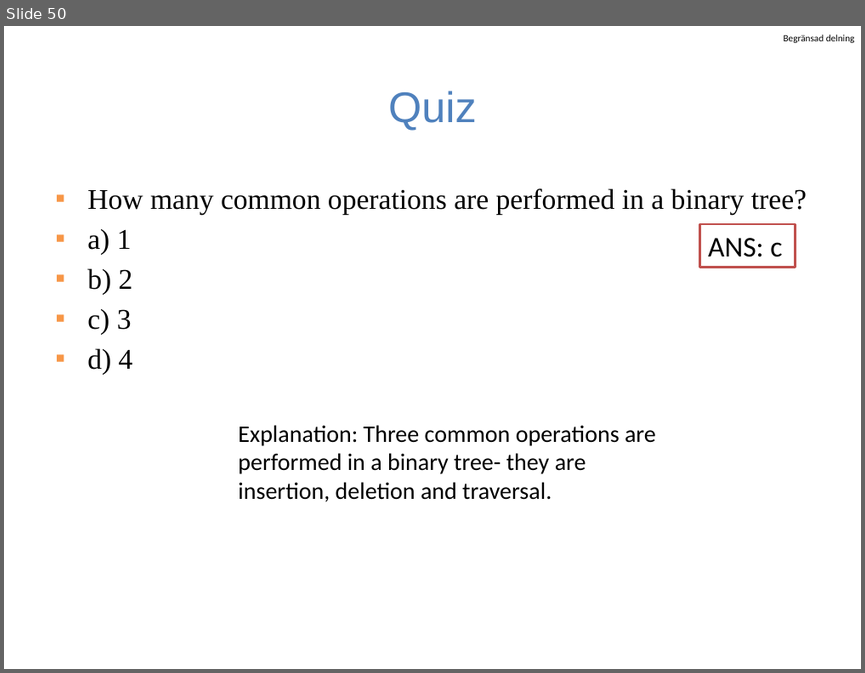
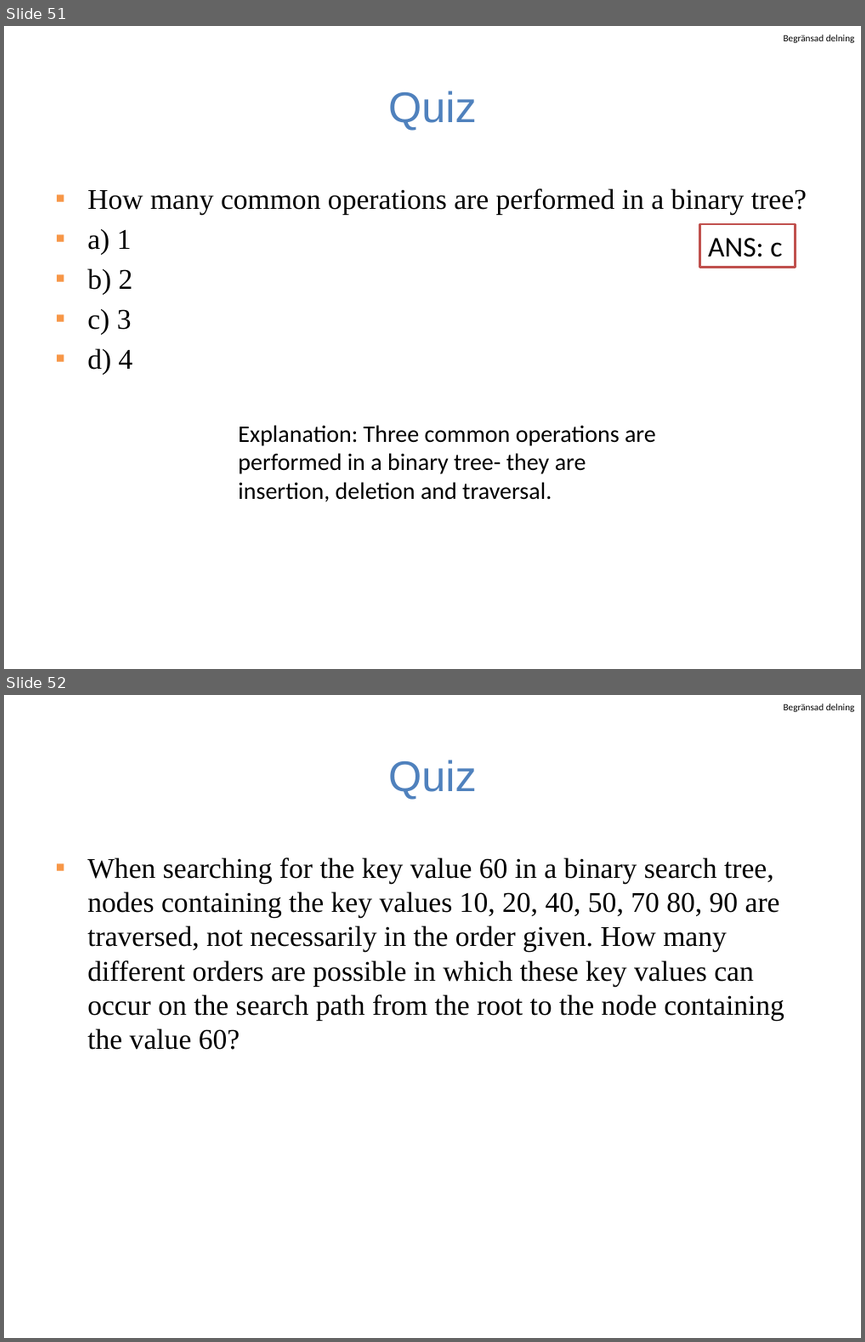
Before and after one commit to guhofstra/CSC111Fa25, a slide deck: PPTs/Lecture 8-binary search tree and trie.pptx. Shown one above the other, each under a label of ours: slide 50 before the commit, slides 51 and 52 after it. The pictures are 865x673 and 865x1342 pixels, drawn with LibreOffice and Linux fonts; fonts in the diff are those of the drawing. Boxes give left, top, right and bottom in pixels: in the first picture for what was removed or moved away, otherwise in the second. Text is boxed around its words. In the diff, an @@ line names an element or a change of style, - is before the commit and + after.

```diff
--- a/PPTs/Lecture 8-binary search tree and trie.pptx
+++ b/PPTs/Lecture 8-binary search tree and trie.pptx
@@ slide 52 added at [4, 695, 861, 1338], background #FFFFFF; not listed: 1 template element that a slide beside it also shows @@
@@ title added at [388, 760, 477, 800], 36 pt, text #4F81BD @@
+Quiz
@@ text added at [87, 857, 784, 1049], 24 pt, text #000000 @@
+▪ When searching for the key value 60 in a binary search tree, nodes containing the key values 10, 20, 40, 50, 70 80, 90 are traversed, not necessarily in the order given. How many different orders are possible in which these key values can occur on the search path from the root to the node containing the value 60?
@@ what was slide 50 is now slide 51 @@
```
Also in this commit, not shown: 1 slide changed, 1 other slide added, 1 other file.
